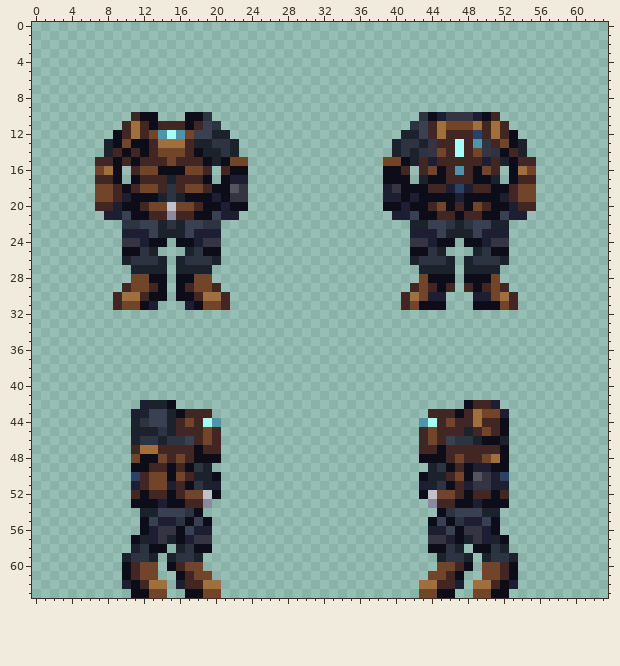
One commit to this pixel-art sprite: Resources/Textures/Clothing/OuterClothing/Hardsuits/spatio.rsi/equipped-OUTERCLOTHING-reptilian.png. This is how it looked before the edit.
The file is 64x64 pixels.
And afterwards:
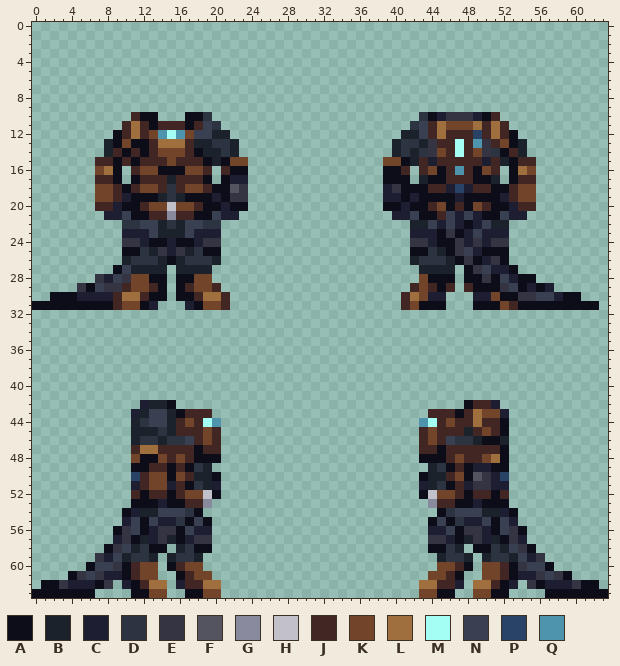
Palette (. is transparent): A #0d0c19  B #1c222b  C #1e1e32  D #2b3440  E #343442  F #545461  G #8a8a9e  H #c2c1c9  J #422623  K #72452a  L #9f6f3d  M #a4fef4  N #384052  P #294367  Q #4f94ad
From old to new:
The author put colour A in row 25 at x 46; in row 26 at x 15 and 47; in row 27 at x 9 and 53; in row 28 at x 54 to 55; in row 29 at x 6, 54 and 56; in row 30 at x 2 to 4 and 59 to 60.
The author put colour A in row 31 at x 0 to 8 and 54 to 62; in row 54 at x 10 and 53; in row 56 at x 9 and 54; in row 58 at x 8 and 55; in row 60 at x 6 and 57; in row 61 at x 4 and 59.
The author put colour A in row 62 at x 1 to 2, 7, 56 and 61 to 62; in row 63 at x 0 to 6 and 57 to 63.
Colour B becomes colour A in row 23 at x 47; in row 26 at x 52; in row 27 at x 48.
Colour D becomes colour A in row 22 at x 48; in row 25 at x 50; in row 26 at x 49.
Colour J becomes colour A in row 29 at x 50; in row 30 at x 53.
Colour K becomes colour A in rows 28 to 29 at x 51.
Colour L becomes colour A in row 30 at x 52.
Colour N becomes colour A in row 23 at x 45.
The author put colour C in rows 24 to 25 at x 15; in row 27 at x 52; in row 28 at x 8 and 53; in row 29 at x 55 and 57; in row 30 at x 5 to 8 and 58; in row 54 at x 11 and 52.
The author put colour C in row 55 at x 10 and 53; in row 57 at x 9 and 54; in row 59 at x 8 and 55; in row 61 at x 8 to 9 and 54 to 55; in row 62 at x 4 to 6 and 57 to 59.
Colour A becomes colour C in row 21 at x 47; in row 24 at x 48.
Colour B becomes colour C in row 22 at x 47; in row 23 at x 48; in row 25 at x 49; in row 27 at x 51.
Colour D becomes colour C in row 26 at x 50.
Colour J becomes colour C in row 21 at x 49.
Colour N becomes colour C in row 22 at x 45 and 49.
The author put colour E in row 24 at x 47; in row 25 at x 14, 16 and 47; in row 28 at x 7 and 10; in row 29 at x 5 and 8 to 9; in row 30 at x 54 to 55; in rows 56 to 57 at x 10 and 53.
The author put colour E in row 58 at x 9 and 54; in row 59 at x 7 and 56; in row 60 at x 9 and 54; in row 61 at x 5, 7, 56 and 58; in row 62 at x 3, 8, 55 and 60.
Colour A becomes colour E in row 24 at x 49; in row 28 at x 50.
Colour B becomes colour E in row 23 at x 46; in row 26 at x 48; in row 27 at x 49.
Colour D becomes colour E in row 26 at x 51.
Colour J becomes colour E in row 29 at x 52.
The author put colour N in row 25 at x 48; in row 27 at x 10; in row 28 at x 9 and 52; in row 29 at x 7 and 53; in row 30 at x 56 to 57; in rows 55 to 56 at x 11 and 52.
The author put colour N in row 58 at x 10 and 53; in row 59 at x 9 and 54; in row 60 at x 7 to 8 and 55 to 56; in row 61 at x 6 and 57.
Colour B becomes colour N in row 27 at x 50.
Colour D becomes colour N in row 22 at x 46.
Colour J becomes colour N in row 21 at x 46 and 48.
